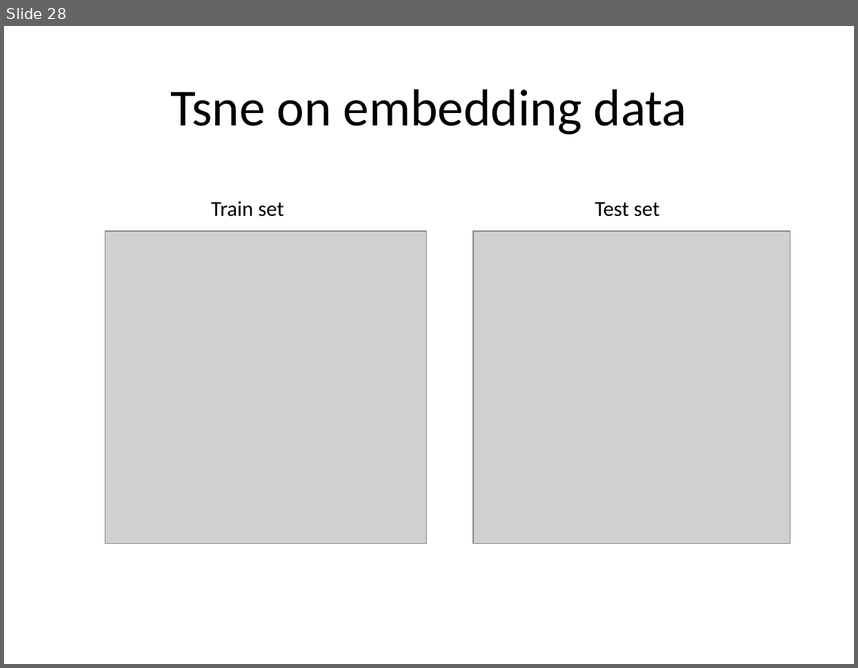
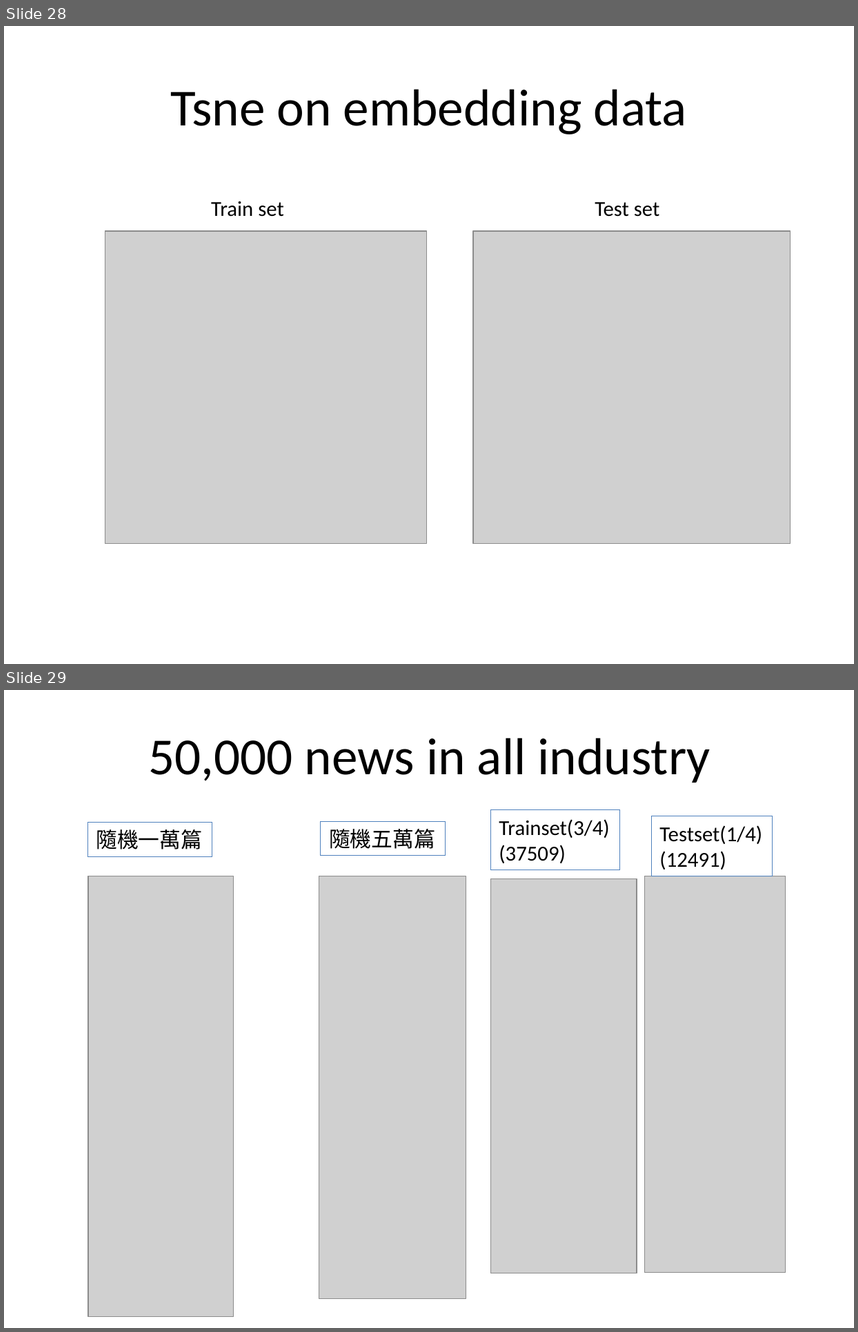
Before and after one commit to Yougigun/ArticleEmbedding, a slide deck: Slide/SDAE.pptx. Shown one above the other, each under a label of ours: slide 28 before the commit, slides 28 and 29 after it. The pictures are 858x668 and 858x1332 pixels, drawn with LibreOffice and Linux fonts; fonts in the diff are those of the drawing; grey boxes stand for pictures. Boxes give left, top, right and bottom in pixels: in the first picture for what was removed or moved away, otherwise in the second. Text is boxed around its words. In the diff, an @@ line names an element or a change of style, - is before the commit and + after.

Commit message:
50,000 News

```diff
--- a/Slide/SDAE.pptx
+++ b/Slide/SDAE.pptx
@@ slide 29 added at bbox=[4, 690, 854, 1328], background #FFFFFF @@
@@ title added at bbox=[149, 738, 710, 782], 44 pt, text #000000 @@
+50,000 news in all industry
@@ rectangle added at bbox=[490, 810, 619, 870], outline #4F81BD 0.75 pt, 18 pt, text #000000 @@
+Trainset(3/4)
+(37509)
@@ rectangle added at bbox=[87, 822, 212, 856], outline #4F81BD 0.75 pt, 18 pt, text #000000 @@
+隨機一萬篇
@@ rectangle added at bbox=[320, 822, 444, 856], outline #4F81BD 0.75 pt, 18 pt, text #000000 @@
+隨機五萬篇
@@ rectangle added at bbox=[652, 816, 773, 876], outline #4F81BD 0.75 pt, 18 pt, text #000000 @@
+Testset(1/4)
+(12491)
@@ picture added at bbox=[88, 876, 234, 1317] @@
@@ picture added at bbox=[319, 876, 466, 1299] @@
@@ picture added at bbox=[490, 879, 637, 1273] @@
@@ picture added at bbox=[645, 876, 786, 1272] @@
```
Also in this commit, not shown: 1 slide changed, 3 other slides added, 14 other files.
